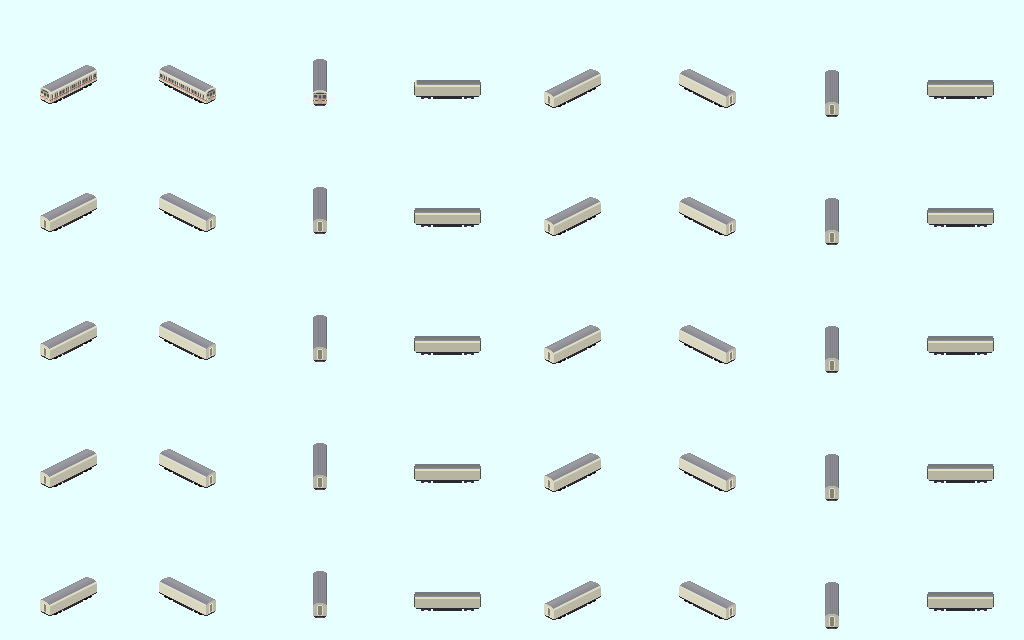
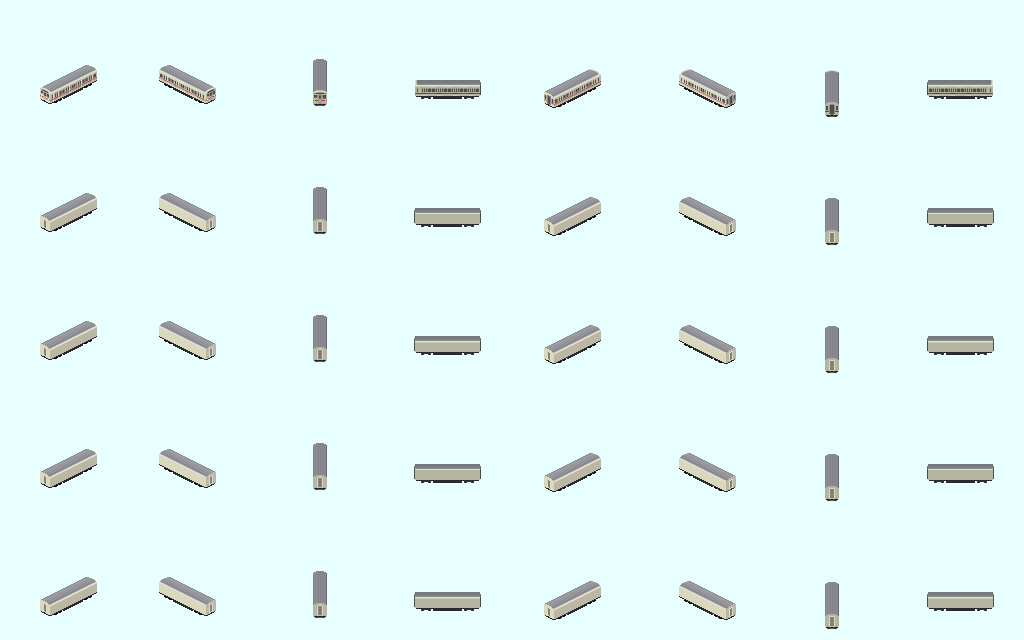
Two versions of the same layered image (1024×640). Layer-by-layer changes:
painted on "屋根ベース" over [414, 82, 994, 95]
painted on "前面窓", masked it over [41, 90, 326, 98]
added layer "妻面窓" in group "アクセサリ" over [544, 94, 838, 111]
painted on "側面窓", masked it over [52, 72, 991, 103]
added group "初期" with 2 layers in group "色" over [41, 69, 994, 599]
moved "えんじ" into group "初期", painted on it over [41, 69, 994, 112]
renamed "レイヤー 1" to "アイボリー", moved it into group "初期" over [41, 69, 994, 599]
painted on "ドア" over [416, 87, 992, 96]
painted on "ﾚｲﾔ0" over [314, 69, 993, 599]
